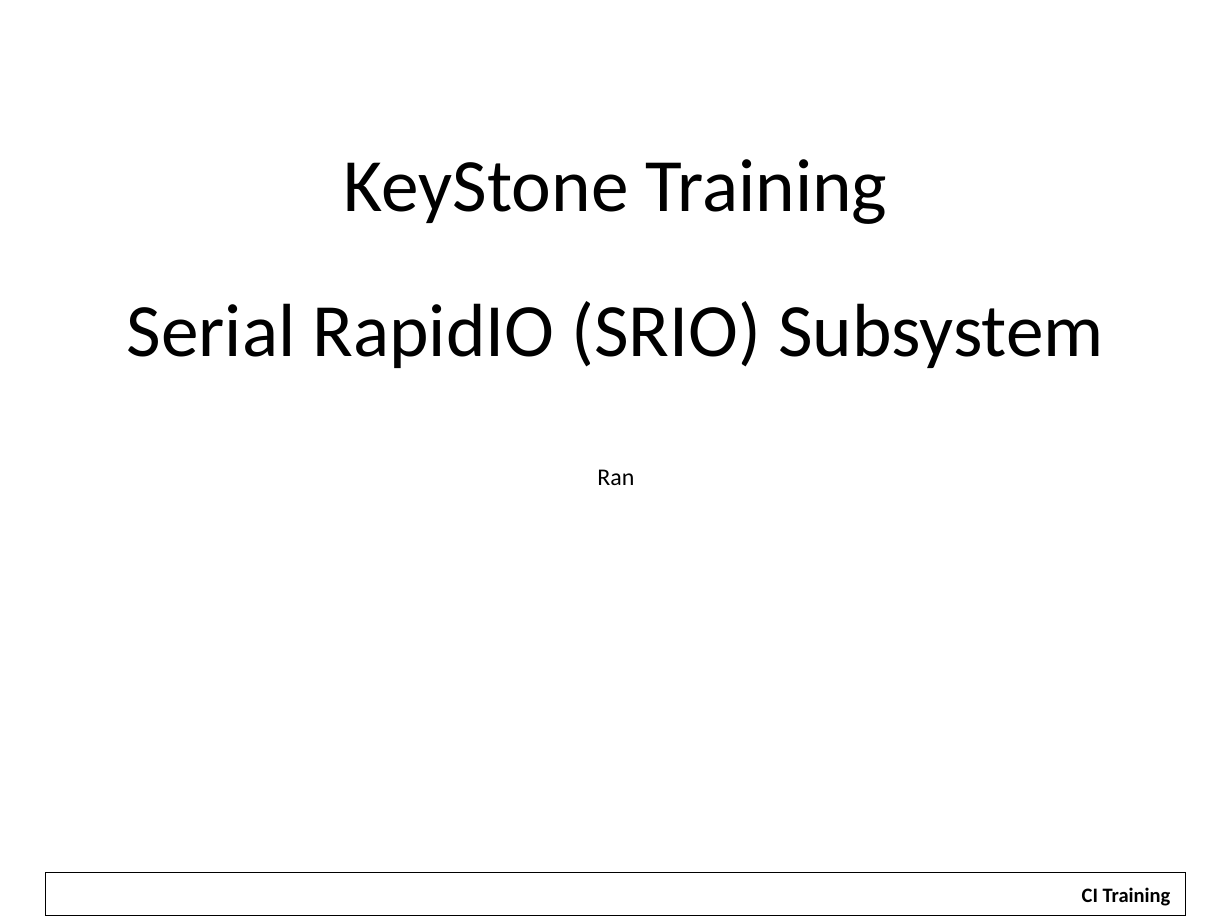
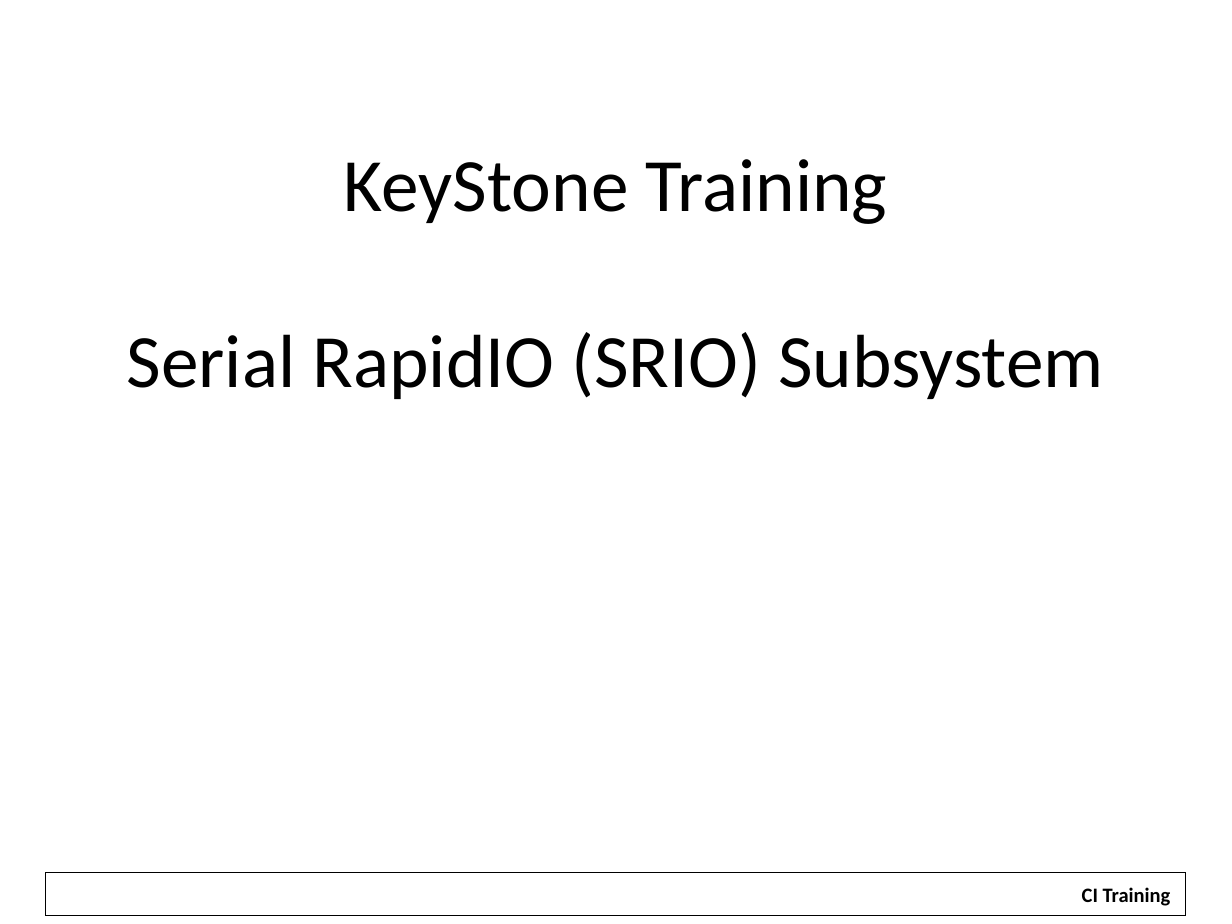
Before and after one commit to hari1989/keystone-workshop, a slide deck: slide 1 of slides/Intro to SRIO.pptx. Drawn at 1232x924 pixels with LibreOffice and Linux fonts; fonts in the diff are those of the drawing; background and template pictures are left out. Boxes give left, top, right and bottom in pixels: in the first picture for what was removed or moved away, otherwise in the second. Text is boxed around its words. In the diff, an @@ line names an element or a change of style, - is before the commit and + after.

```diff
--- a/slides/Intro to SRIO.pptx
+++ b/slides/Intro to SRIO.pptx
@@ title at (x1=127, y1=332, x2=1103, y2=399): text changed @@
-Serial RapidIO (SRIO) Subsystem
-Ran
+Serial RapidIO (SRIO) Subsystem
```
